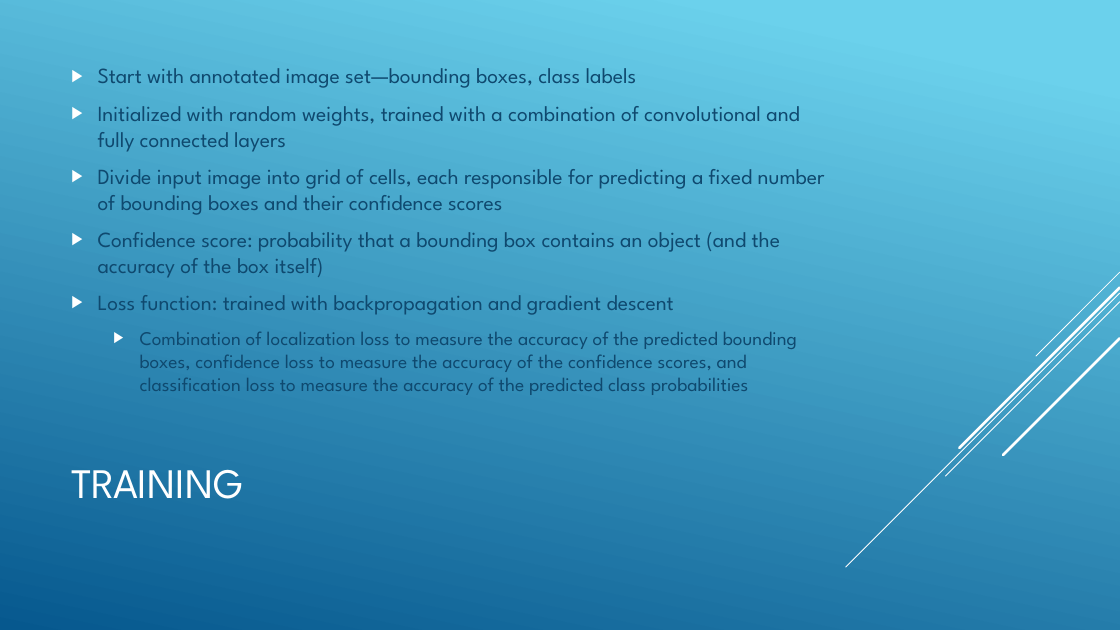
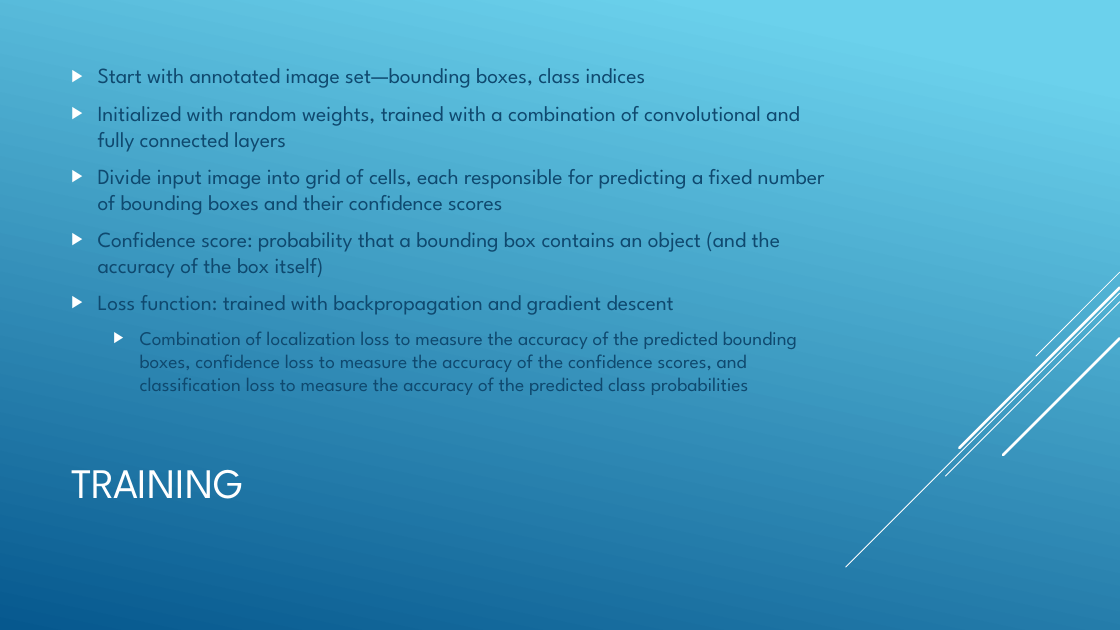
Before and after one commit to ColeBromfield01/dangerous-animal-detection, a slide deck: slide 6 of Dangerous Animal Detection Final.pptx (slide 5 before the commit). Drawn at 1120x630 pixels with LibreOffice and Linux fonts; fonts in the diff are those of the drawing. Boxes give left, top, right and bottom in pixels: in the first picture for what was removed or moved away, otherwise in the second. Text is boxed around its words. In the diff, an @@ line names an element or a change of style, - is before the commit and + after.

```diff
--- a/Dangerous Animal Detection Final.pptx
+++ b/Dangerous Animal Detection Final.pptx
@@ text at (98, 68, 646, 88): text changed @@
-▶ Start with annotated image set—bounding boxes, class labels
+▶ Start with annotated image set—bounding boxes, class indices
```
Also in this commit, not shown: 2 other slides changed, 1 slide added, 3 other files.
